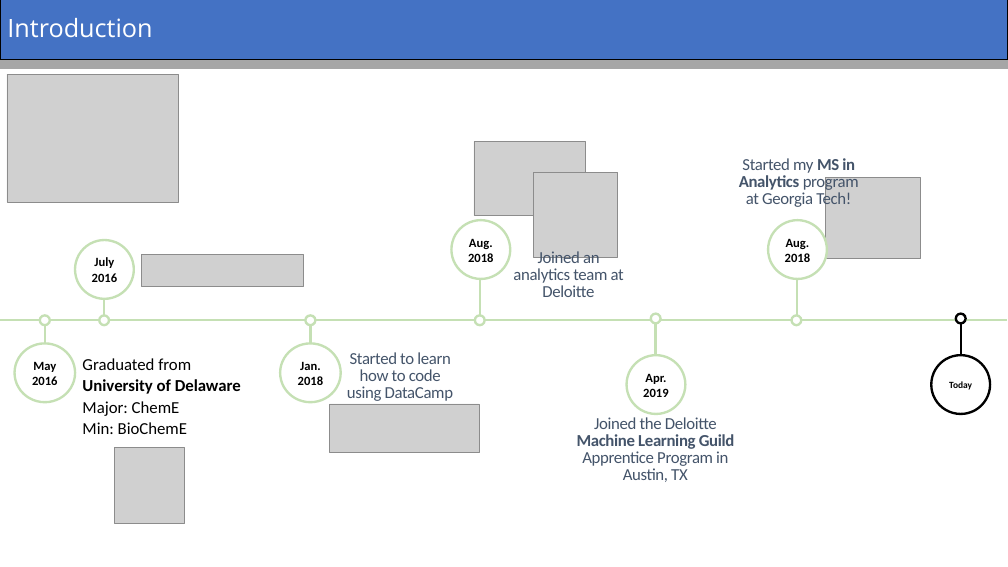
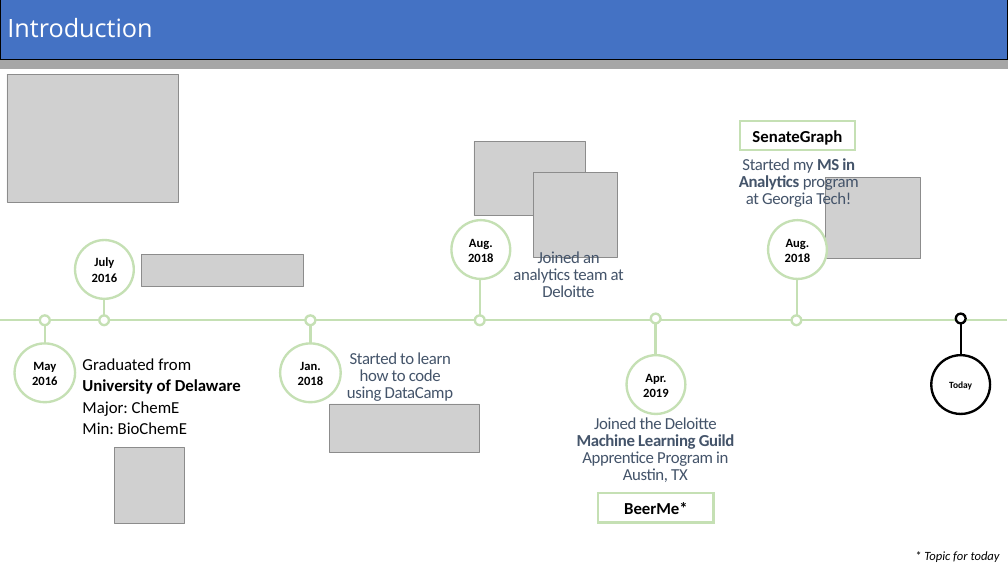
Before and after one commit to tmsharp/BeerMe-App, a slide deck: slide 2 of BeerMe.pptx. Drawn at 1008x567 pixels with LibreOffice and Linux fonts; fonts in the diff are those of the drawing; grey boxes stand for pictures. Boxes give left, top, right and bottom in pixels: in the first picture for what was removed or moved away, otherwise in the second. Text is boxed around its words. In the diff, an @@ line names an element or a change of style, - is before the commit and + after.

```diff
--- a/BeerMe.pptx
+++ b/BeerMe.pptx
@@ rectangle added at (x1=740, y1=121, x2=856, y2=150), fill #FFFFFF, outline #C5E0B4 2.25 pt, 16 pt, text #000000, bold @@
+SenateGraph
@@ rectangle added at (x1=598, y1=493, x2=714, y2=523), fill #FFFFFF, outline #C5E0B4 2.25 pt, 16 pt, text #000000, bold @@
+BeerMe*
@@ text added at (x1=924, y1=551, x2=1000, y2=562), 12 pt, text #000000, italic @@
+* Topic for today
```
Also in this commit, not shown: 5 other slides changed.
